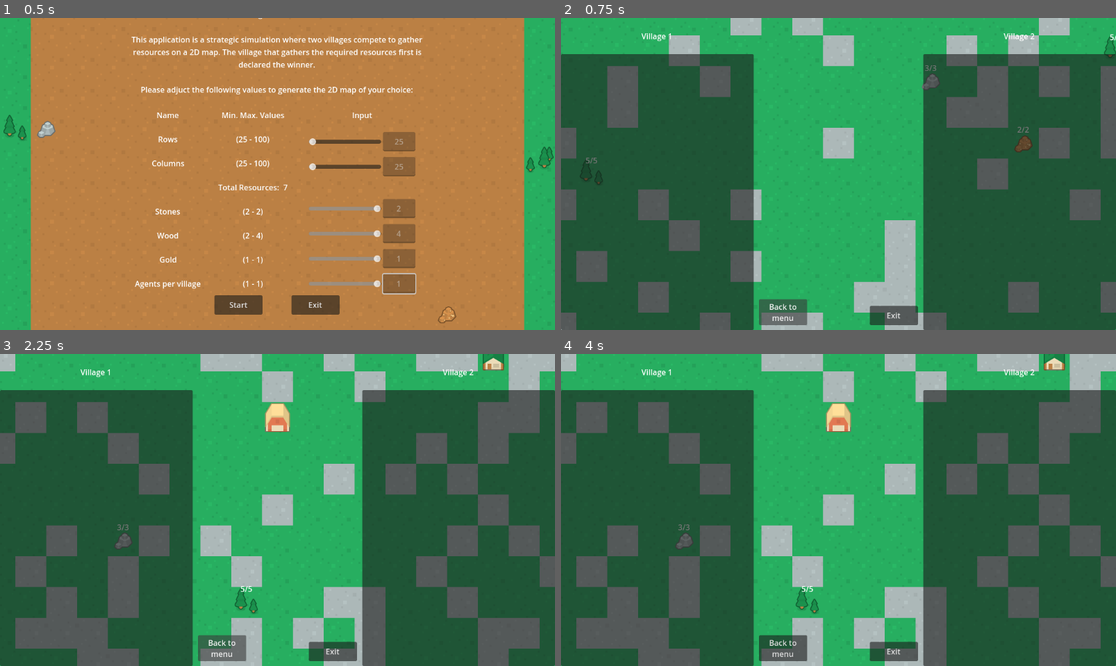
Above: before the commit, frames 1-4 (two rows, left to right).
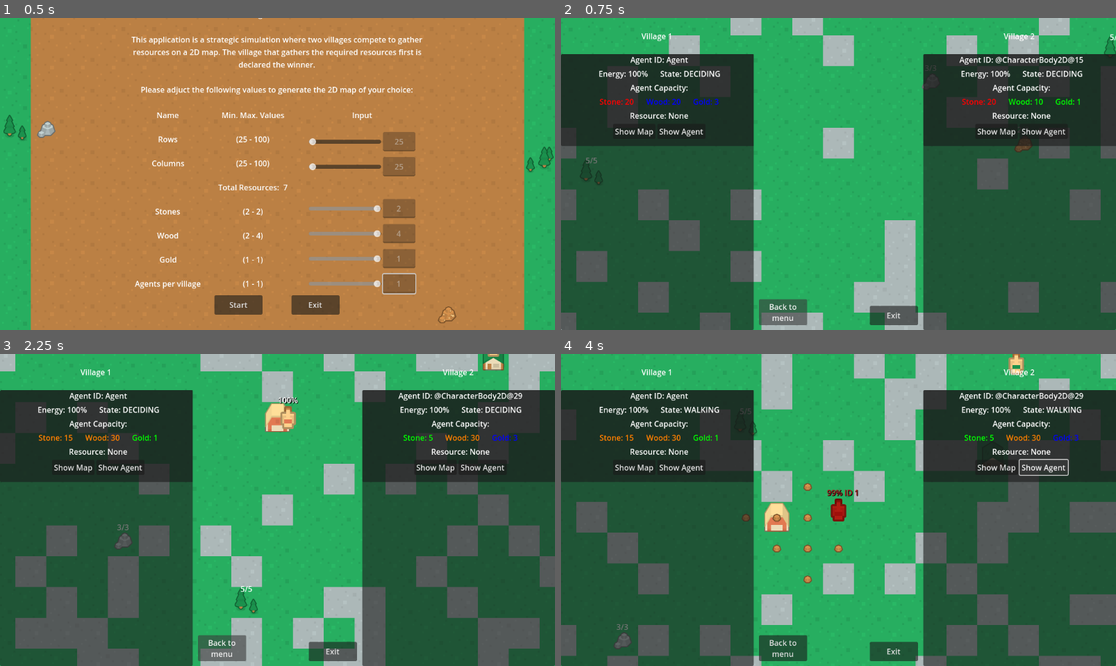
Above: after the commit, the same moments.

Repository: ApostolisSiampanis/intelligent-agents
Game: Godot game, scene res://scenes/input_screen.tscn
Two runs of this game, one before a commit and one after it. Both use one fixed random seed, a clock stepped at 60 frames per second and the inputs below.
Inputs (mouse positions are in pixels of both pictures, inside the frame that each line leads up to):
- Up to frame 1 (0.5 s): no input
- Up to frame 2 (0.75 s): click "Start" at 0.5 s
- Up to frame 3 (2.25 s): click "Back to menu" at 1.25 s; click "Start" at 2 s
- Up to frame 4 (4 s): click (993, 466) at 2.75 s, where only the run after the commit has a clickable "Show Map"; click (1043, 466) at 3.5 s, where only the run after the commit has a clickable "Show Agent"

Frame 1 is identical in both runs. In frame 2, 20% of the frame differs, in the area x 0-100%, y 11-41%; in frame 3, 20%; in frame 4, 53%, in the area x 0-100%, y 0-100%.
Error before the commit: Attempt to call function 'set' in base 'null instance' on a null instance. (res://scripts/map_generator.gd:80)

Commit message:
- add changes to the map generator to reflect the creation of the info_cards per column in the map_generator scene

Diff:
--- a/scripts/change_min_max_values.gd
+++ b/scripts/change_min_max_values.gd
@@ -26,7 +26,7 @@
 
 @onready var center_container = $CenterContainer
 
-var total_max_resources = 7 # Default value
+var total_max_resources = 7 # Default values
 
 func _ready():
 	var viewport_size = get_viewport_rect().size
--- a/scripts/map_generator.gd
+++ b/scripts/map_generator.gd
@@ -2,7 +2,9 @@
 
 const INFO_CARD = preload("res://scenes/info_card.tscn")
 
-@onready var v_box_container_info_cards = %VBoxContainerInfoCards
+@onready var v_box_container_village_1_info_cards = %VBoxContainerVillage1InfoCards
+@onready var v_box_container_village_2_info_cards = %VBoxContainerVillage2InfoCards
+
 
 @onready var timer = %Timer
 @onready var game_manager = %GameManager
@@ -77,30 +79,12 @@
 	# Map generation
 	generate_map(map, available_rows)
 
-	v_box_container_info_cards.set("custom_constants/separation", 10)
+	v_box_container_village_1_info_cards.set("custom_constants/separation", 10)
+	v_box_container_village_2_info_cards.set("custom_constants/separation", 10)
 
 	# Place agents into the tile map to start exploring
 	for agent in agents_array:
 		add_child(agent)
-
-		# Create an InfoCard for the agent
-		var info_card = INFO_CARD.instantiate()
-
-		info_card.agent = agent
-		info_card.connect("highlight_agent", Callable(self, "_on_highlight_agent"))
-		info_card.connect("highlight_map", Callable(self, "_on_highlight_map"))
-
-		timer.connect("timeout", Callable(info_card, "_on_timer_timeout"))
-
-		# Wrap the info_card in a MarginContainer
-		var margin_container = MarginContainer.new()
-		margin_container.add_child(info_card)
-
-		# Add spacing (adjust the values to your preference)
-		margin_container.add_theme_constant_override("margin_bottom", 300)
-
-		# Add the margin container to the VBoxContainer
-		v_box_container_info_cards.add_child(margin_container)
 
 func generate_map(map: Array, available_rows: Array) -> void:
 	"""
@@ -195,6 +179,29 @@
 	agent.game_manager = game_manager
 	agent.z_index = 4
 	agent.chromosome = generate_random_chromosome(str(agent_idx)) # agent_idx can be used too for village bit
+
+
+	# Create an InfoCard for the agent
+	var info_card = INFO_CARD.instantiate()
+
+	info_card.agent = agent
+	info_card.connect("highlight_agent", Callable(self, "_on_highlight_agent"))
+	info_card.connect("highlight_map", Callable(self, "_on_highlight_map"))
+
+	timer.connect("timeout", Callable(info_card, "_on_timer_timeout"))
+
+	# Wrap the info_card in a MarginContainer
+	var margin_container = MarginContainer.new()
+	margin_container.add_child(info_card)
+
+	# Add spacing (adjust the values to your preference)
+	margin_container.add_theme_constant_override("margin_bottom", 205)
+
+	# Add the margin container to the VBoxContainer
+	if agent_idx == 0:
+		v_box_container_village_1_info_cards.add_child(margin_container)
+	else:
+		v_box_container_village_2_info_cards.add_child(margin_container)
 	return agent
 
 func generate_random_chromosome(village_bit: String) -> String:
